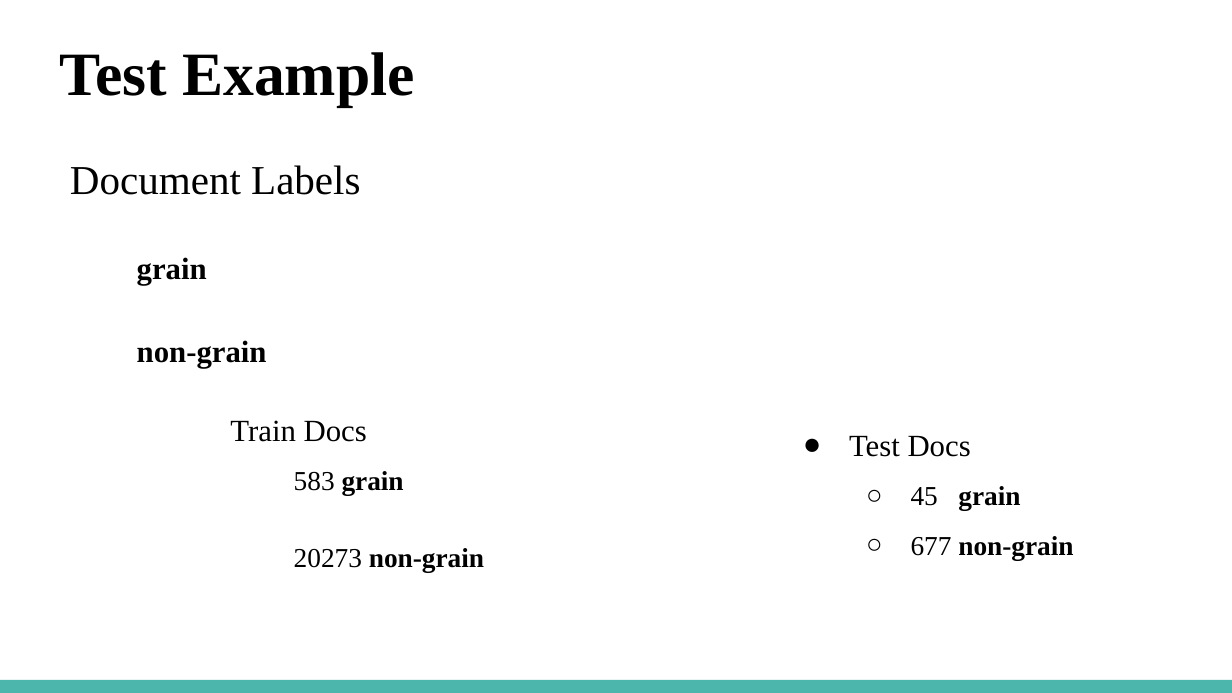
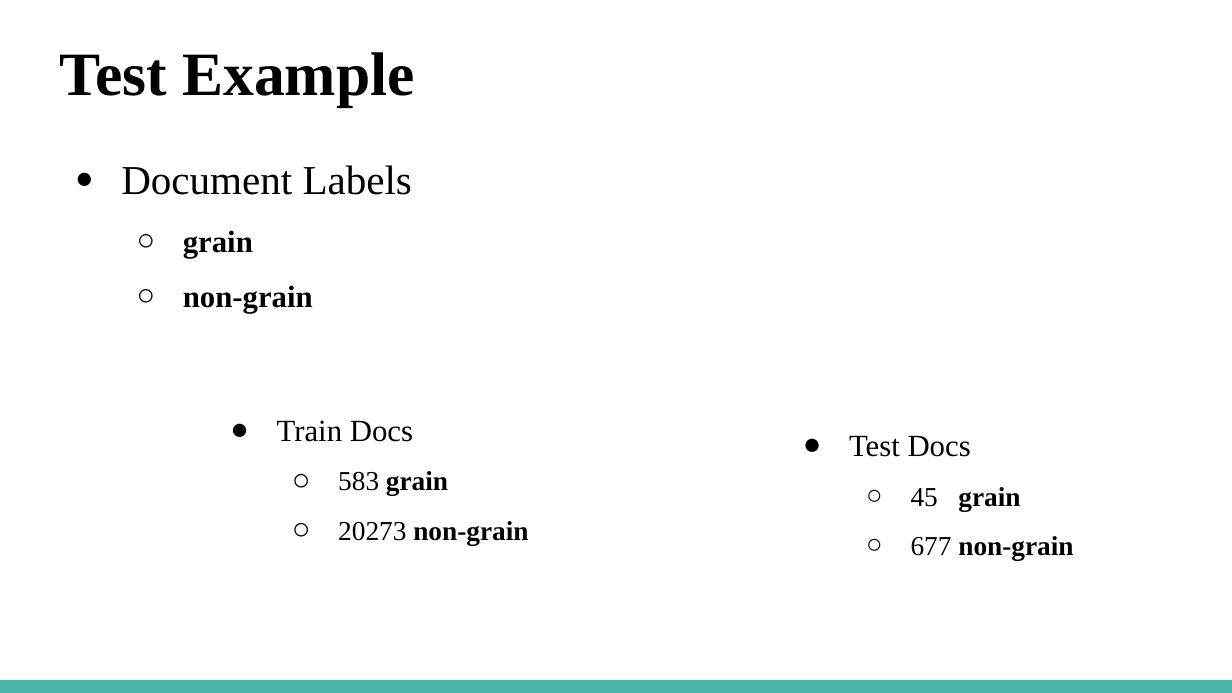
Before and after one commit to marius92mc/document-classification-reuters21578, a slide deck: slide 3 of slides/en_Text_Mining_-_Document_Classification_Reuters-21578_Dataset.pptx. Drawn at 1232x693 pixels with LibreOffice and Linux fonts; fonts in the diff are those of the drawing. Boxes give left, top, right and bottom in pixels: in the first picture for what was removed or moved away, otherwise in the second. Text is boxed around its words. In the diff, an @@ line names an element or a change of style, - is before the commit and + after.

```diff
--- a/slides/en_Text_Mining_-_Document_Classification_Reuters-21578_Dataset.pptx
+++ b/slides/en_Text_Mining_-_Document_Classification_Reuters-21578_Dataset.pptx
@@ text "Document Labels" at box(121, 165, 412, 313): bullet none to ●; less space between paragraphs; bullet none to ○ @@
@@ text "Train Docs" at box(277, 420, 528, 545): bullet none to ●; bullet none to ○; less space between paragraphs @@
```
Also in this commit, not shown: 5 other slides changed, 1 slide added, 5 other files.
